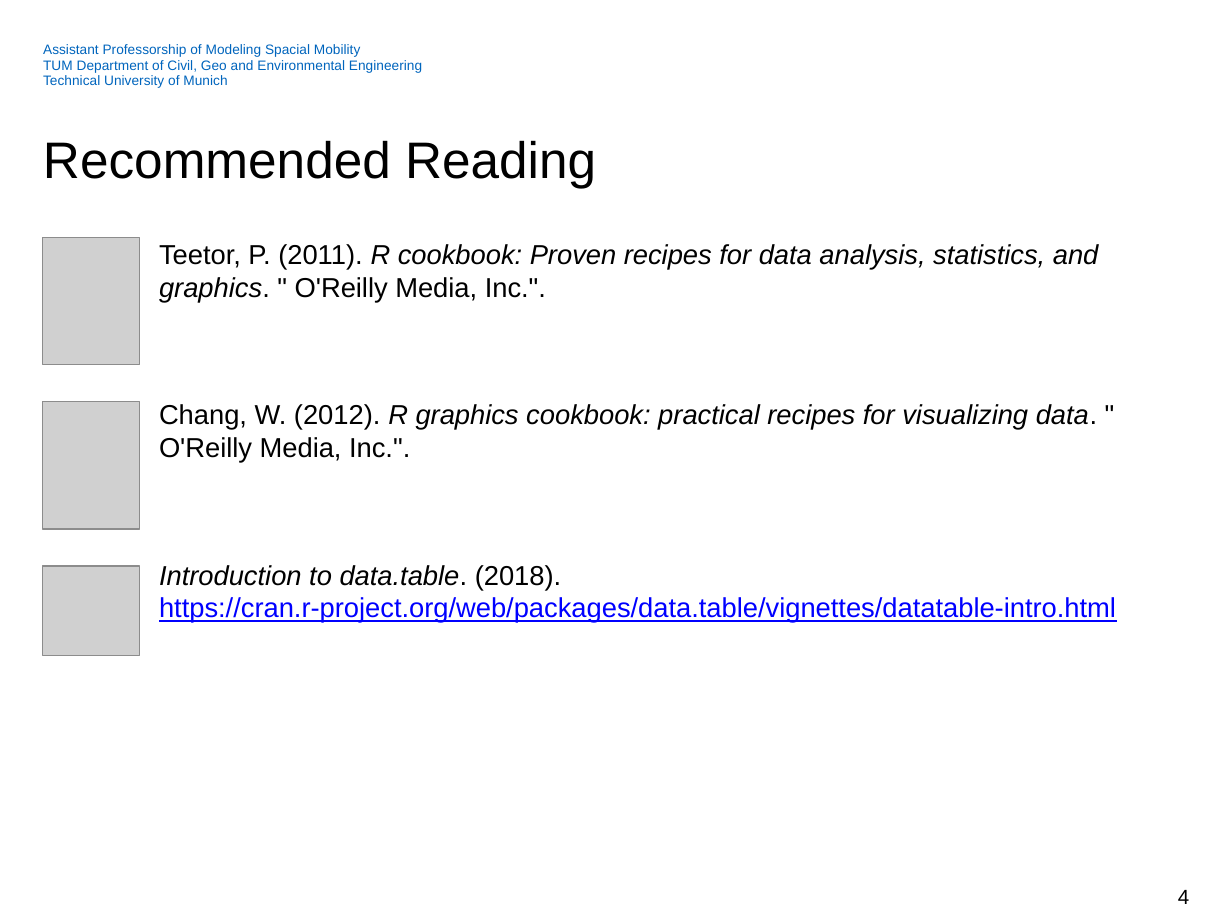
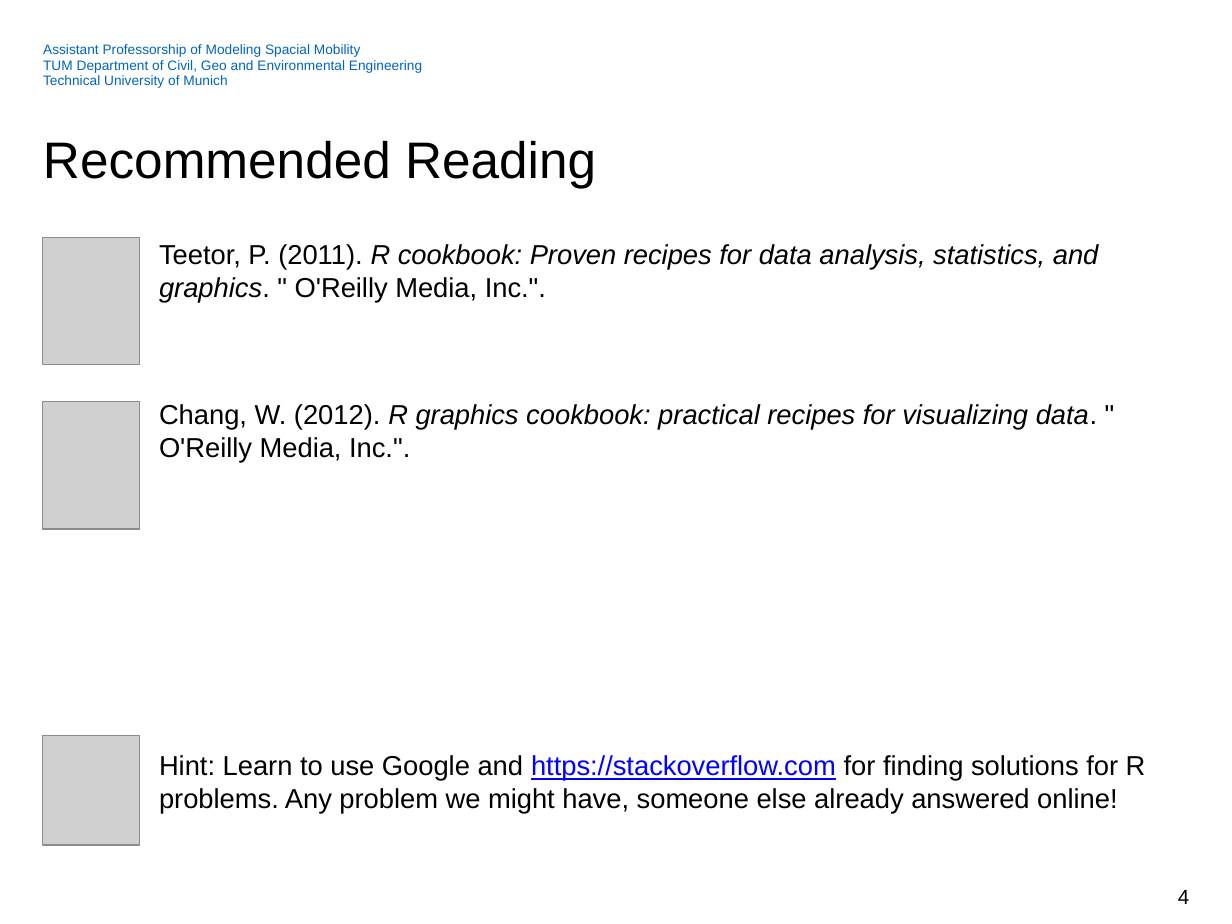
Before and after one commit to RRothfeld/R, a slide deck: slide 4 of Introduction-to-R-dataAnalysis.pptx. Drawn at 1232x924 pixels with LibreOffice and Linux fonts; fonts in the diff are those of the drawing; grey boxes stand for pictures; background and template pictures are left out. Boxes give left, top, right and bottom in pixels: in the first picture for what was removed or moved away, otherwise in the second. Text is boxed around its words. In the diff, an @@ line names an element or a change of style, - is before the commit and + after.

```diff
--- a/Introduction-to-R-dataAnalysis.pptx
+++ b/Introduction-to-R-dataAnalysis.pptx
@@ picture removed at [43,565,140,655] @@
@@ picture added at [43,736,140,845] @@
@@ text at [159,755,1146,814]: text changed; text colour #0000FF to #000000 @@
-Introduction to data.table. (2018). https://cran.r-project.org/web/packages/data.table/vignettes/datatable-intro.html
+Hint: Learn to use Google and https://stackoverflow.com for finding solutions for R problems. Any problem we might have, someone else already answered online!
```
Also in this commit, not shown: 1 other file.
